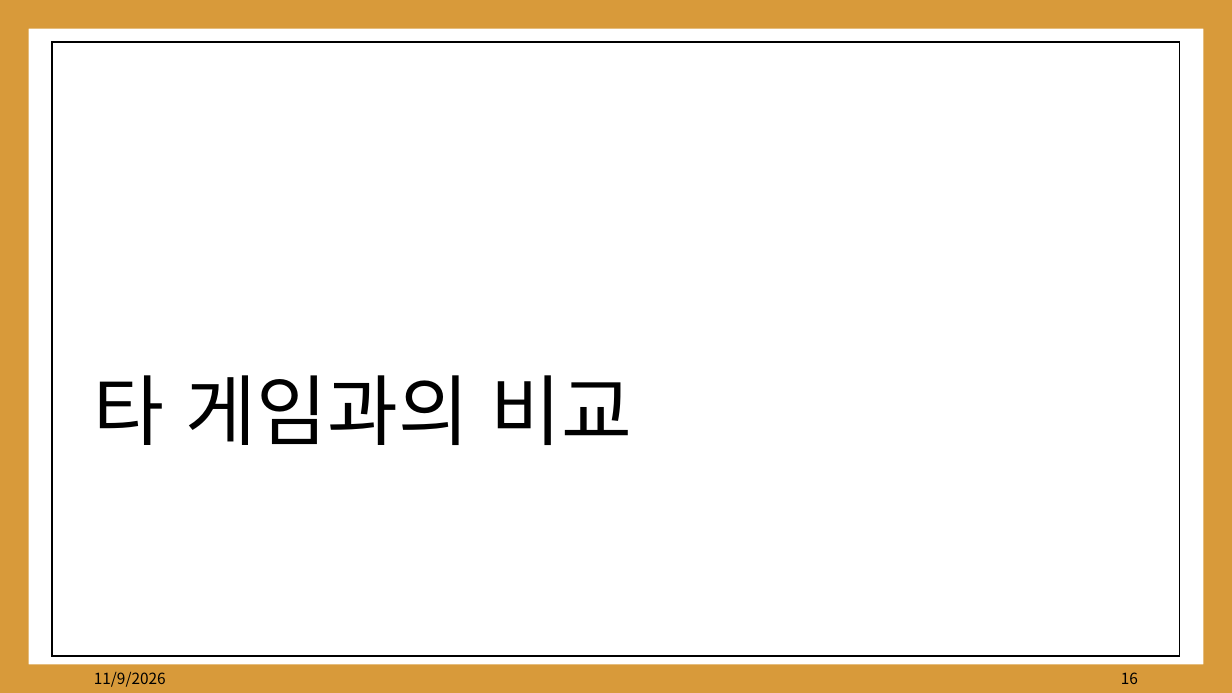
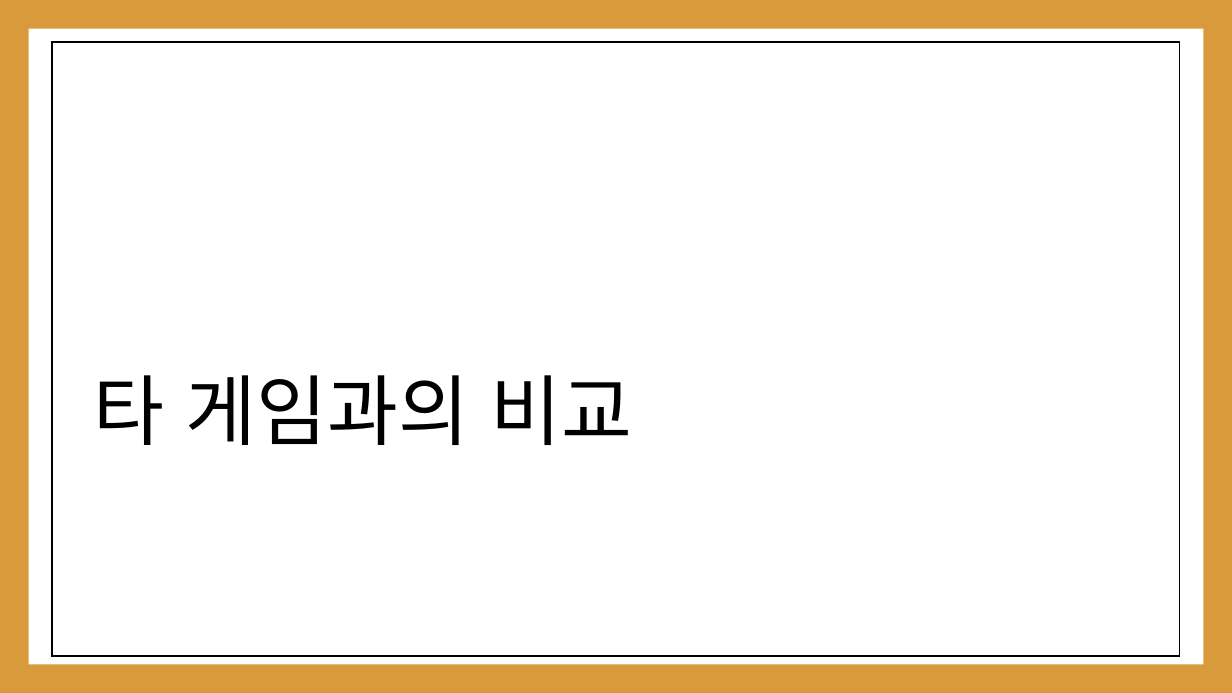
Before and after one commit to kwakyerin/2026_Graduation_Project, a slide deck: slide 13 of documents/HyunahKwon/01_works/01_designing/03_for_pt_professor/3차_배트와달트_정식제안서.pptx (slide 16 before the commit). Drawn at 1232x693 pixels with LibreOffice and Linux fonts; fonts in the diff are those of the drawing. Boxes give left, top, right and bottom in pixels: in the first picture for what was removed or moved away, otherwise in the second. Text is boxed around its words. In the diff, an @@ line names an element or a change of style, - is before the commit and + after.

```diff
--- a/documents/HyunahKwon/01_works/01_designing/03_for_pt_professor/3차_배트와달트_정식제안서.pptx
+++ b/documents/HyunahKwon/01_works/01_designing/03_for_pt_professor/3차_배트와달트_정식제안서.pptx
@@ text removed at (94, 672, 166, 687) @@
-11/9/2026
@@ page number removed at (1121, 672, 1138, 684) @@
-16
```
Also in this commit, not shown: 16 other slides changed, 3 slides added, 2 slides removed, 1 other file.
